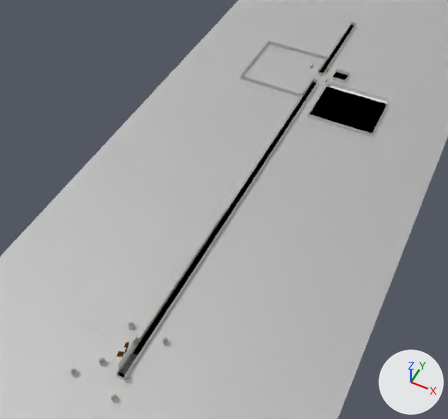
What one commit did to the Blender file PPI_PWestCircularRoad_Bay9_rev6.blend.
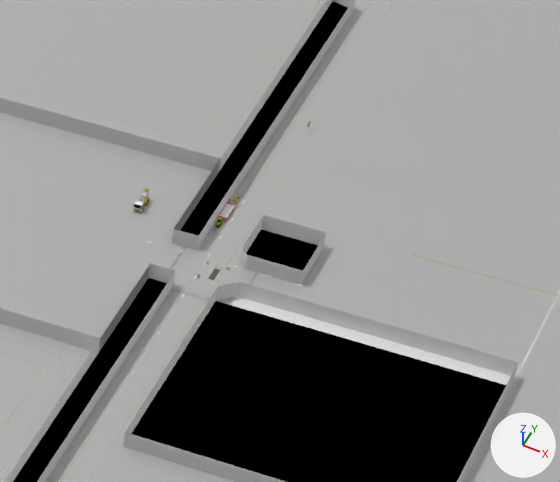
Each version is shown whole from a 50 mm camera at (230.0, -751.0, 549.0) aimed at (-4.0, -281.0, -39.0), then close up on the part from 63% to 89% of the width and 6% to 30% of the height. Every picture has the same lights, and +X, +Y and +Z are marked at lower right. Both versions are drawn at frame 5123 of the action 'Man.002Action'; the numbers are the values there.

Objects in the first close-up: 'Bulding_Floor', 'ConcreteFlat', 'Ground', 'RoadMarking'.
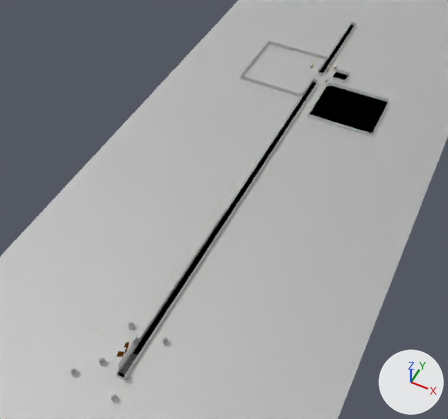
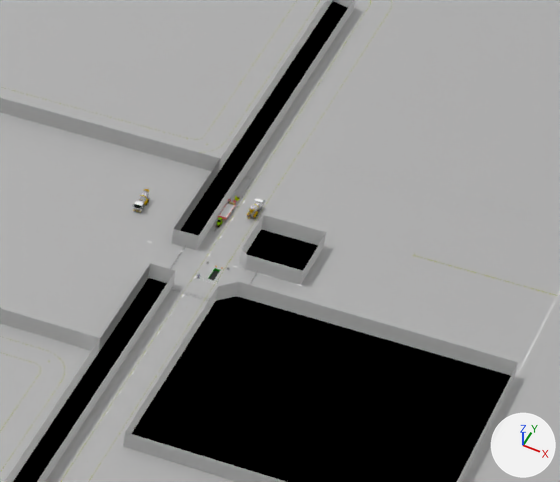
Location of each change, [x1, y1, x2, y2] in pixels of the close-ups (560 x 482 px):
'plant_ConcreteTruck', shown: after [247, 198, 265, 218]
'ConcreteFlat', hidden: before [208, 268, 220, 281]
part 1 of me_plane_006, added: after [217, 296, 236, 305]
part 2 of me_plane_006, recoloured (white to black): [231, 296, 511, 385] in both

What the commit changed:
me_plane_006 is used by ob_pier5; parent ob_pier5_001; location (0.0, 0.0, 0.0).
Verts and faces of me_plane_006; kept vertices keep their numbers, new ones are numbered from 493.
Before the commit, vertices of me_plane_006: 475 (37.0, 486.0, 0.0), 481 (42.0, 491.0, 0.0), 483 (42.0, 486.0, 0.0).
me_plane_006 had 493 vertices, 273 faces and spanned x -82.0..127.0, y -53.0..657.0, z 0.0..12.0.
me_plane_006 now has 493 vertices, 274 faces and spans x -82.0..127.0, y -53.0..657.0, z 0.0..12.0.
Part 1, on me_plane_006:
New faces: (475, 481, 483) (mat_black (black #000000)).
me_plane_006 part 2: 1 face spanning x 42.0..127.0, y 486.0..491.0, z 0.0 switches from mat_steel_wall (its picture is missing) to mat_black (black #000000).
Object 'plant_ConcreteTruck' (ob_plant_concretetruck) moves from (32.1, 68.1, 0.0) to (32.1, 13.3, 0.0).
Object 'plant_ConcreteTruck' (ob_plant_concretetruck) is now shown.
Object 'ConcreteFlat' (ob_concreteflat) is now hidden.
